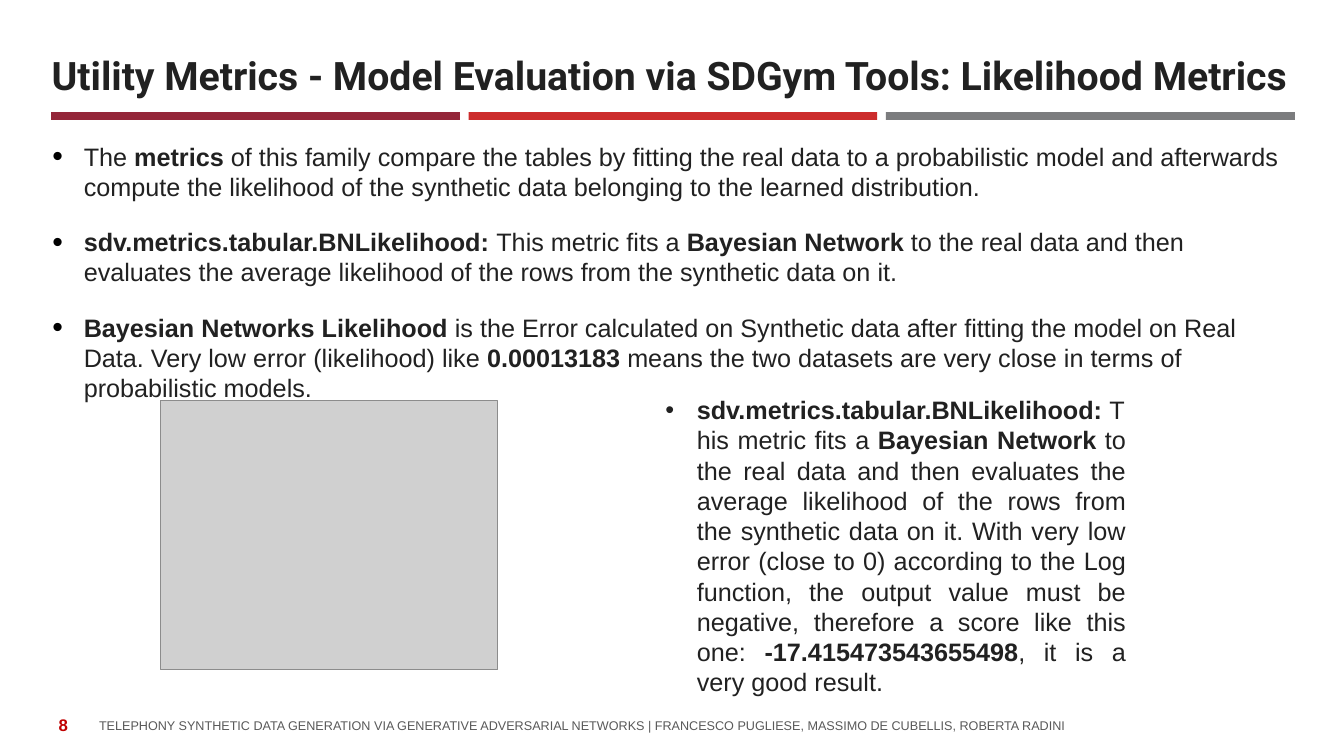
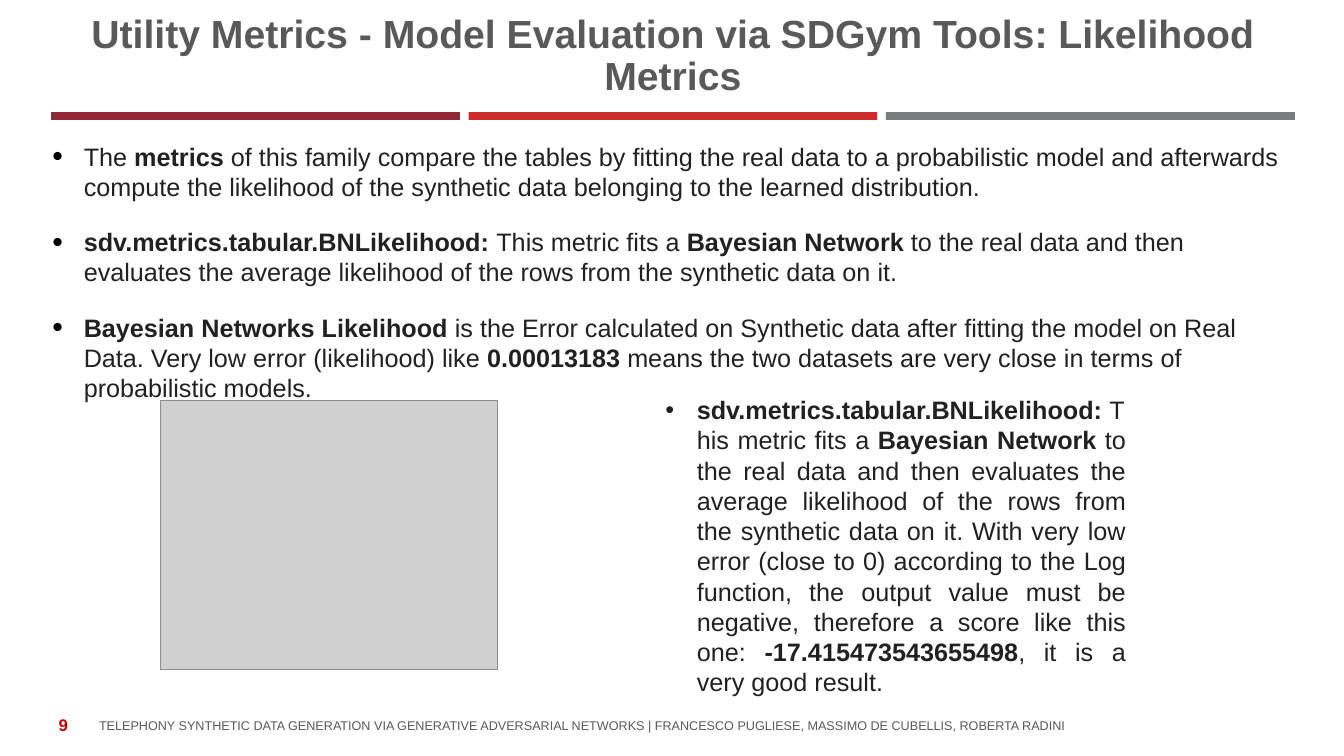
Before and after one commit to istat-methodology/Synthetic_Data, a slide deck: slide 9 of Presentations/Telephony Synthetic Data Generation via GANs.pptx (slide 8 before the commit). Drawn at 1344x756 pixels with LibreOffice and Linux fonts; fonts in the diff are those of the drawing; grey boxes stand for pictures; background and template pictures are left out. Boxes give left, top, right and bottom in pixels: in the first picture for what was removed or moved away, otherwise in the second. Text is boxed around its words. In the diff, an @@ line names an element or a change of style, - is before the commit and + after.

```diff
--- a/Presentations/Telephony Synthetic Data Generation via GANs.pptx
+++ b/Presentations/Telephony Synthetic Data Generation via GANs.pptx
@@ title "Utility Metrics - Model Evaluation ...": place and size @@
-title "Utility Metrics - Model Evaluation ..." at bbox=[52, 60, 1287, 99]
+title "Utility Metrics - Model Evaluation ..." at bbox=[91, 19, 1254, 91]
@@ title "Utility Metrics - Model Evaluation ..." at bbox=[91, 19, 1254, 91]: font Roboto to Arial, text colour #212121 to #595959; alignment left to centre @@
```
Also in this commit, not shown: 6 other slides changed, 2 slides added, 2 other files.
